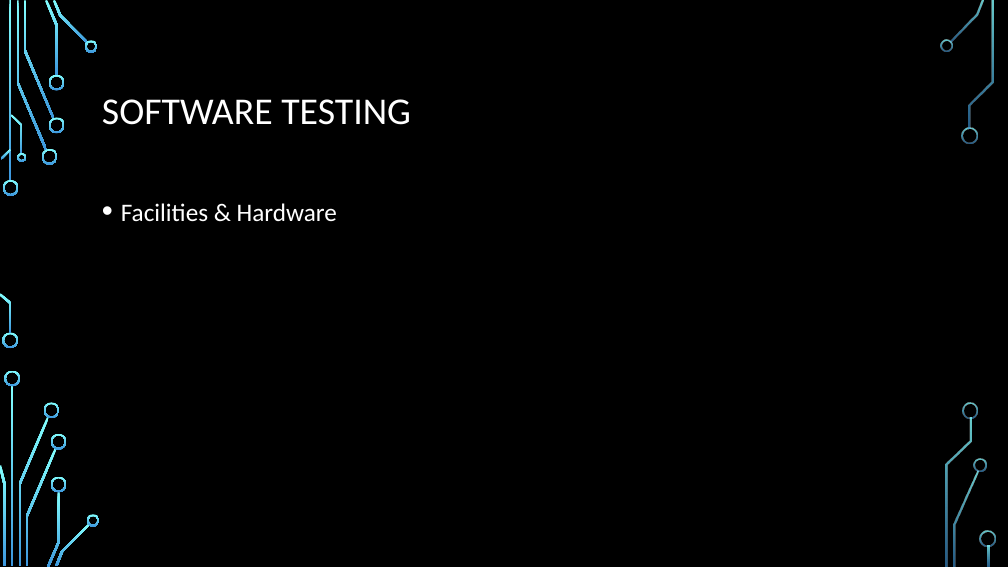
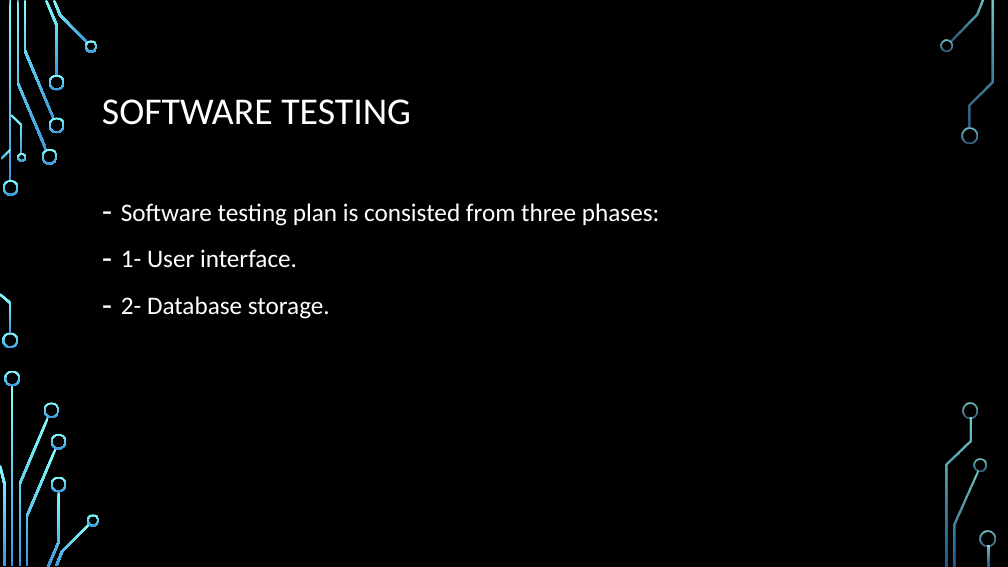
Before and after one commit to dontaylor6000/Group27_Tracker, a slide deck: slide 23 of Documentation/PDR.pptx (slide 20 before the commit). Drawn at 1008x567 pixels with LibreOffice and Linux fonts; fonts in the diff are those of the drawing; background and template pictures are left out. Boxes give left, top, right and bottom in pixels: in the first picture for what was removed or moved away, otherwise in the second. Text is boxed around its words. In the diff, an @@ line names an element or a change of style, - is before the commit and + after.

```diff
--- a/Documentation/PDR.pptx
+++ b/Documentation/PDR.pptx
@@ text at [121, 203, 659, 319]: text changed @@
-• Facilities & Hardware
+– Software testing plan is consisted from three phases:
+– 1- User interface.
+– 2- Database storage.
```
Also in this commit, not shown: 11 other slides changed, 9 slides added, 4 slides removed.
